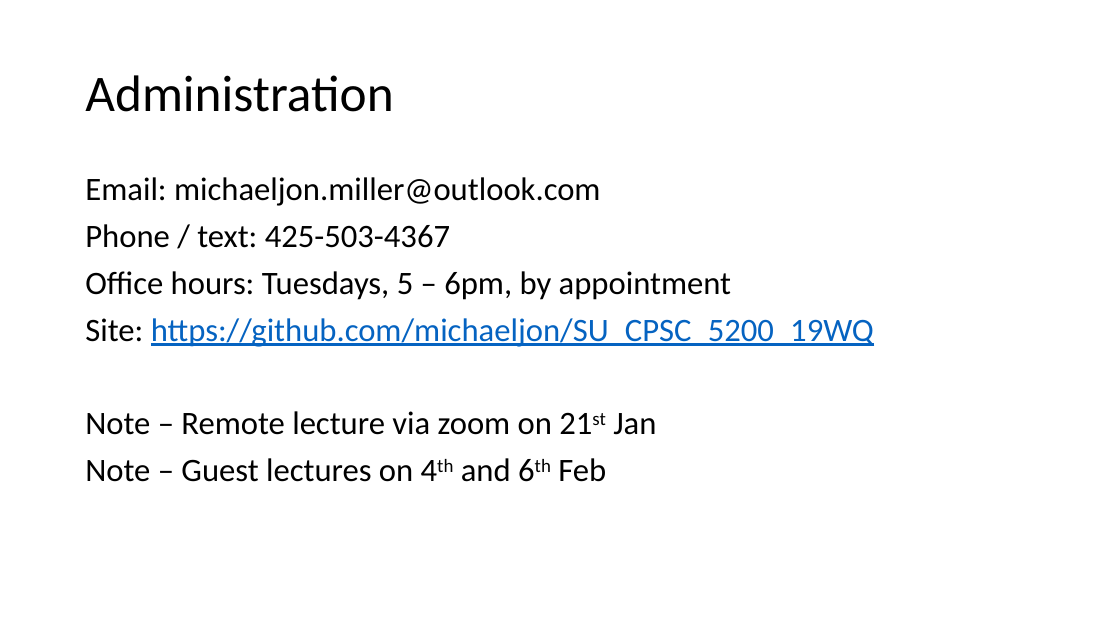
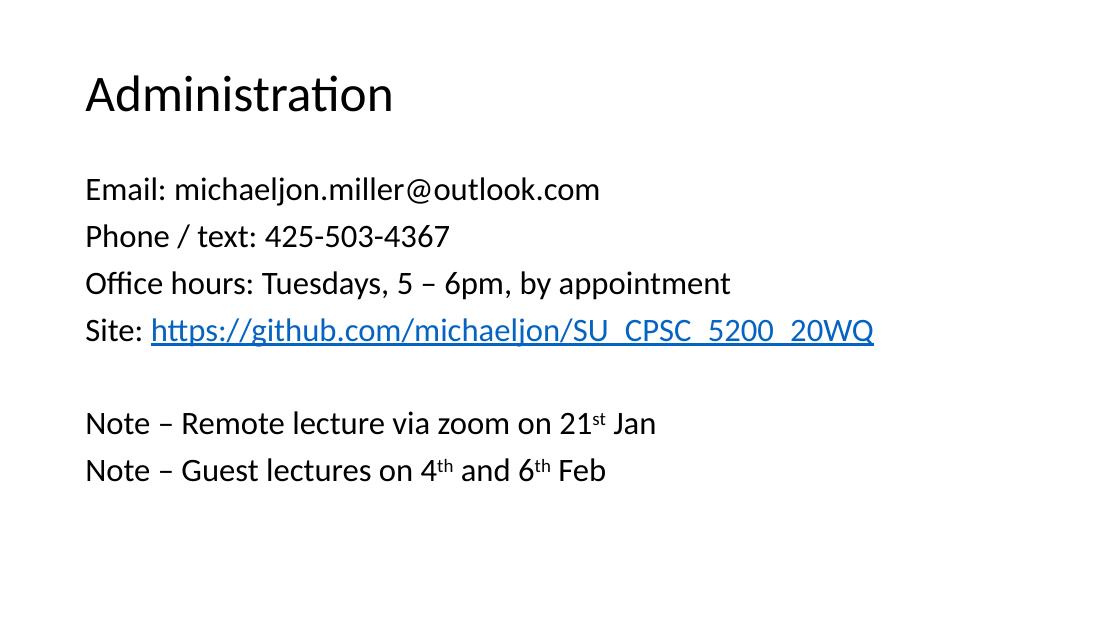
Before and after one commit to IrenaNiu/SU_CPSC_5200_20WQ, a slide deck: slide 2 of lectures/01 - Introduction.pptx. Drawn at 1120x630 pixels with LibreOffice and Linux fonts; fonts in the diff are those of the drawing. Boxes give left, top, right and bottom in pixels: in the first picture for what was removed or moved away, otherwise in the second. Text is boxed around its words. In the diff, an @@ line names an element or a change of style, - is before the commit and + after.

```diff
--- a/lectures/01 - Introduction.pptx
+++ b/lectures/01 - Introduction.pptx
@@ text at box(85, 318, 874, 347): text changed @@
-Site: https://github.com/michaeljon/SU_CPSC_5200_19WQ
+Site: https://github.com/michaeljon/SU_CPSC_5200_20WQ
```
Also in this commit, not shown: 2 other slides changed, 14 slides added.
